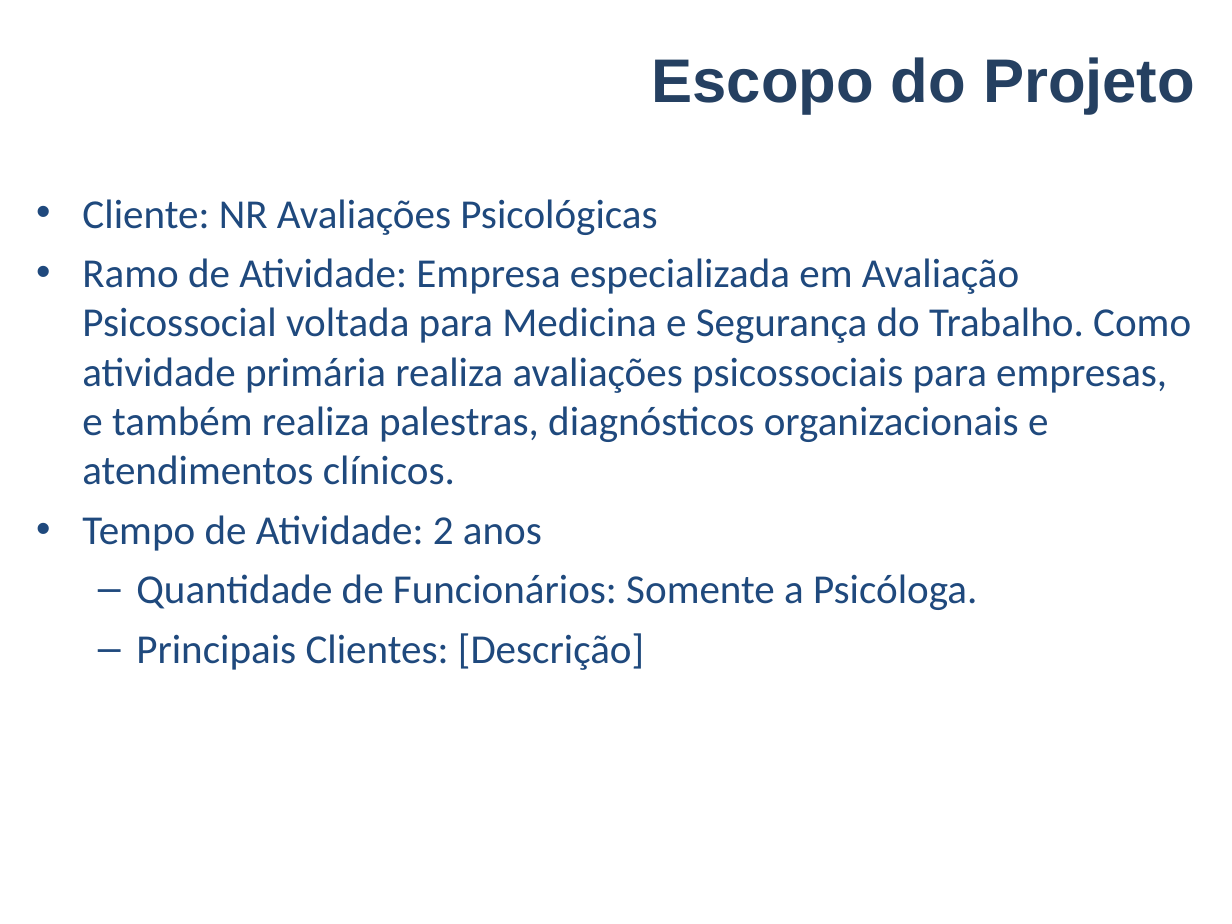
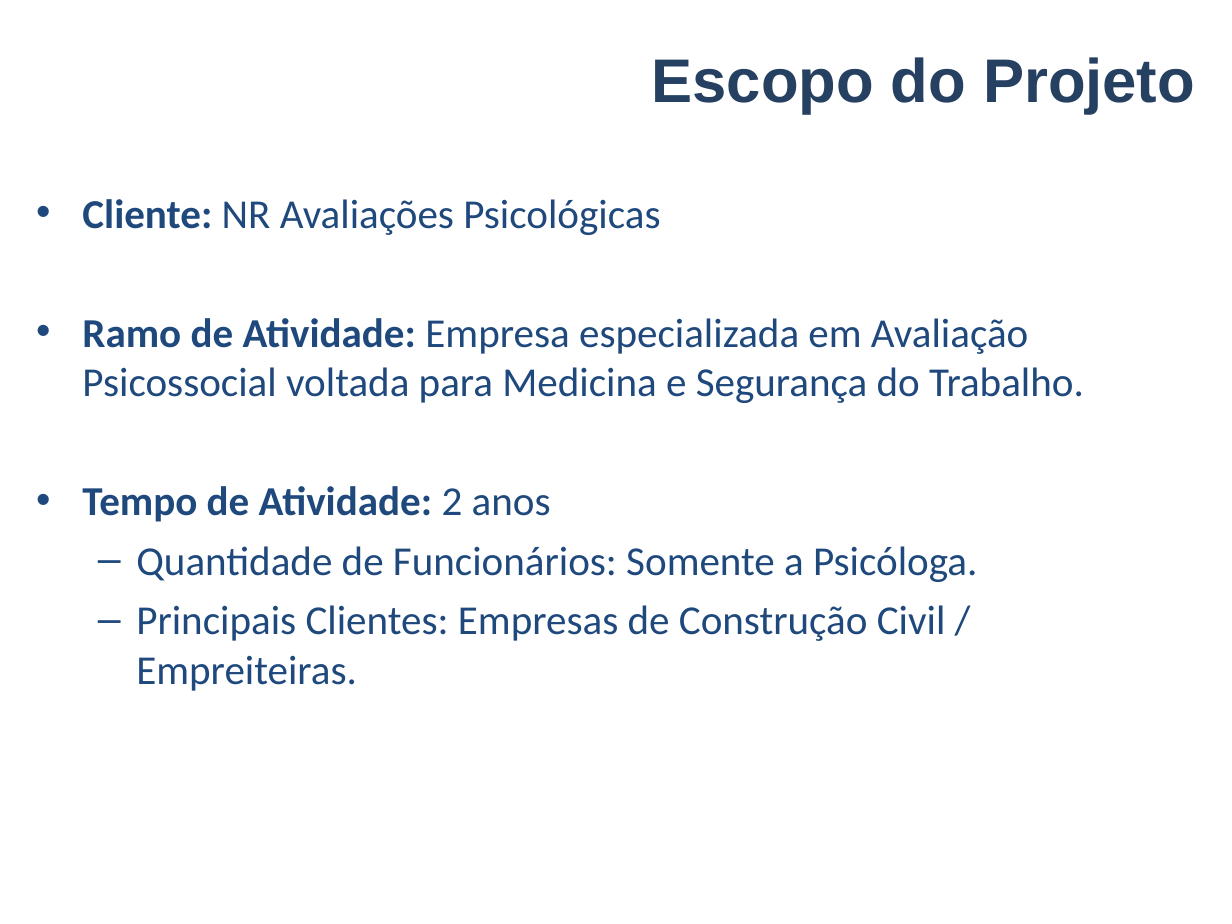
Before and after one commit to VagnerAlcantara/TCC, a slide deck: slide 4 of AnteProjeto/Apresentacao do Anteprojeto.ppt (slide 3 before the commit). Drawn at 1232x924 pixels with LibreOffice and Linux fonts; fonts in the diff are those of the drawing; background and template pictures are left out. Boxes give left, top, right and bottom in pixels: in the first picture for what was removed or moved away, otherwise in the second. Text is boxed around its words. In the diff, an @@ line names an element or a change of style, - is before the commit and + after.

```diff
--- a/AnteProjeto/Apresentacao do Anteprojeto.ppt
+++ b/AnteProjeto/Apresentacao do Anteprojeto.ppt
@@ text at [82,199,660,522]: bold on in "Cliente:", "Tempo de Atividade:" @@
@@ text at [82,318,1084,403]: text changed @@
-• Ramo de Atividade: Empresa especializada em Avaliação Psicossocial voltada para Medicina e Segurança do Trabalho. Como atividade primária realiza avaliações psicossociais para empresas, e também realiza palestras, diagnósticos organizacionais e atendimentos clínicos.
+• Ramo de Atividade: Empresa especializada em Avaliação Psicossocial voltada para Medicina e Segurança do Trabalho.
@@ text at [136,605,946,691]: text changed @@
-  – Principais Clientes: [Descrição]
+  – Principais Clientes: Empresas de Construção Civil / Empreiteiras.
```
Also in this commit, not shown: 4 other slides changed, 3 slides added, 3 slides removed.
